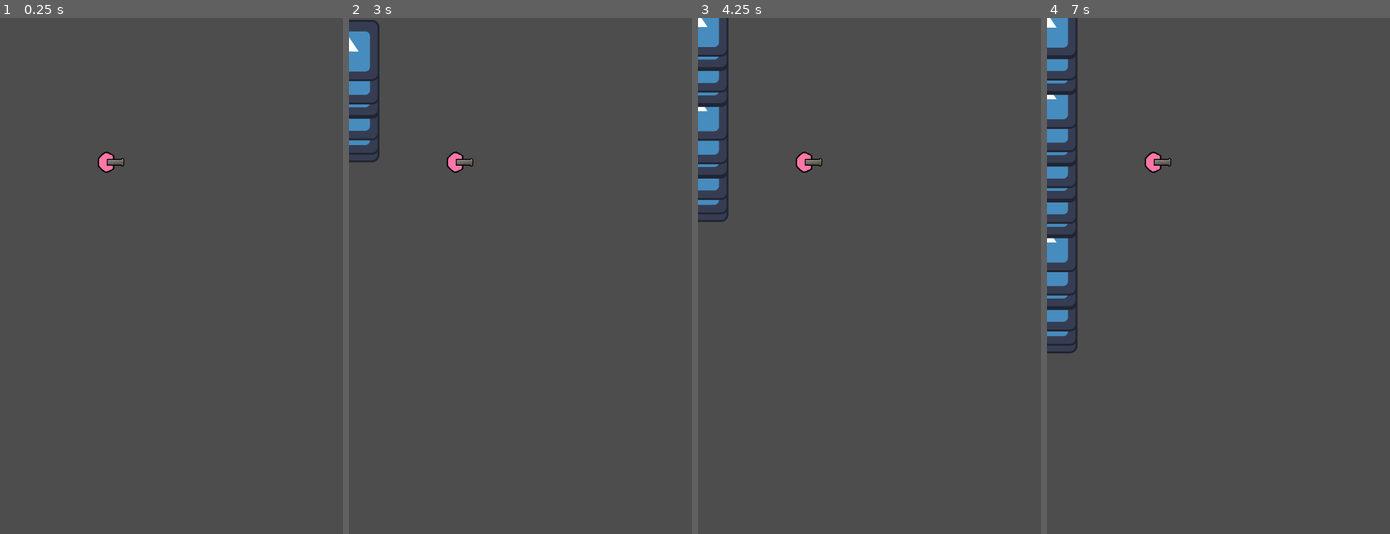
Above: before the commit, frames 1-4 (left to right).
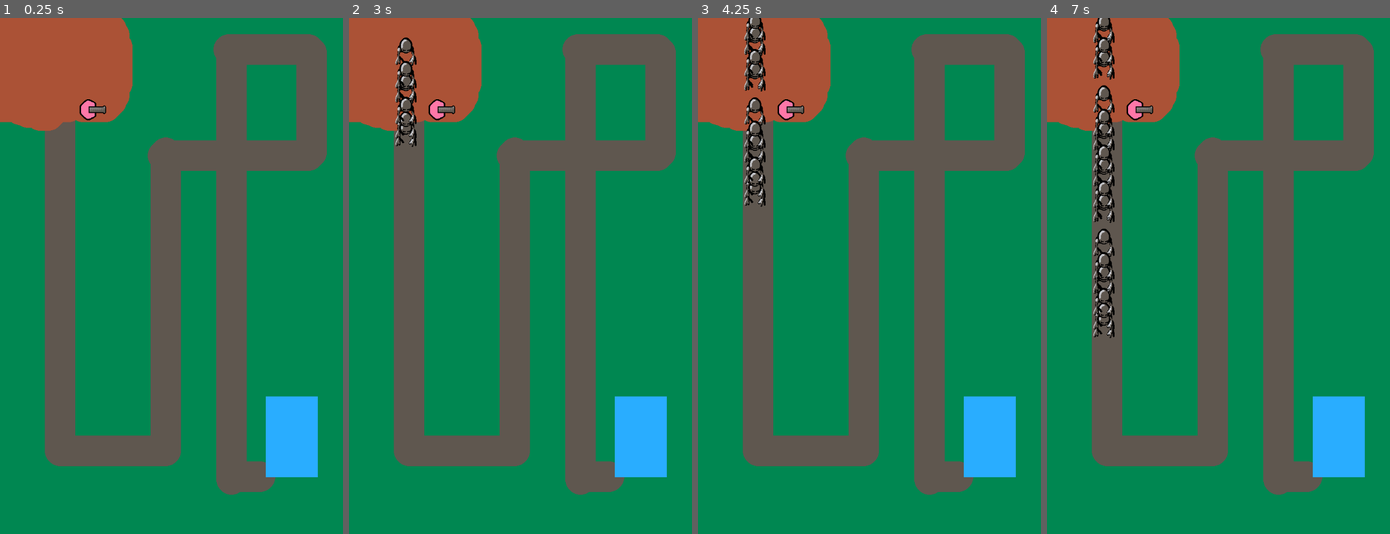
Above: after the commit, the same moments.

Repository: michaeljosephpurdy/ludumdare51
Game: Godot game, scene res://scenes/maze/maze-scene.tscn
Two runs of this game, one before a commit and one after it. Both use one fixed random seed, a clock stepped at 60 frames per second and the inputs below. This scene is started directly instead of the project's main scene. The engine's default icon, where the game draws it, is replaced by a stand-in: a white triangle on a blue panel in a dark square.
Inputs:
- Up to frame 1 (0.25 s): no input
- Up to frame 2 (3 s): tap Enter at 0.5 s; tap Space at 0.6, 0.77, 1.07, 1.52, 1.55, 1.82, 2.3 s; tap 0 at 1.35 s; tap 1 at 2.1 s; tap 2 at 2.85 s
- Up to frame 3 (4.25 s): tap Space at 3.02, 3.05, 3.32, 3.77, 3.8, 4.07 s; tap 3 at 3.6 s
- Up to frame 4 (7 s): tap 4 at 4.35 s; tap Space at 4.52, 4.55, 4.82, 5.3, 6.02, 6.05, 6.32, 6.77, 6.8 s; tap 5 at 5.1 s; tap 6 at 5.85 s; tap 7 at 6.6 s

The runs differ from the first frame. In frame 1, 75% of the frame differs, in the area x 0-100%, y 0-100%; in frame 2, 74%; in frame 3, 75%; in frame 4, 75%.
Error in both runs: Trying to return an array of type "Array" where expected return type is "Array[Enemy]". (res://actors/turrets/turret.gd:50)

Commit message:
Get pathfinding to work using Path2D and PathFollow2D

Diff:
--- a/actors/enemies/base-enemy.tscn
+++ b/actors/enemies/base-enemy.tscn
@@ -3,7 +3,8 @@
 [ext_resource type="Script" path="res://actors/enemies/enemy.gd" id="1_5s6sl"]
 [ext_resource type="Texture2D" uid="uid://ch6ns0oxa0arn" path="res://icon.svg" id="2_jhfpl"]
 
-[node name="Enemy" type="Node2D"]
+[node name="Enemy" type="PathFollow2D"]
+loop = false
 script = ExtResource("1_5s6sl")
 
 [node name="Sprite" type="Sprite2D" parent="."]
--- a/actors/enemies/enemy.gd
+++ b/actors/enemies/enemy.gd
@@ -1,20 +1,21 @@
-extends Node2D
+extends PathFollow2D
 
 class_name Enemy
 
 @export
 var hp: int = 10
 @export
-var speed: int = 10
+var speed: int = 100
 @export
 var texture: Texture2D
 
 
 func _ready() -> void:
-	pass
+	$Sprite.texture = texture
 
 
 func _process(delta) -> void:
+	self.progress = self.progress + (speed * delta)
 	if (hp <= 0):
 		queue_free()
 
--- a/actors/enemies/skeleton.tscn
+++ b/actors/enemies/skeleton.tscn
@@ -4,5 +4,4 @@
 [ext_resource type="Texture2D" uid="uid://hopqde0852px" path="res://actors/enemies/skeleton.png" id="2_f388j"]
 
 [node name="Skeleton" instance=ExtResource("1_ib7j2")]
-speed = 100
 texture = ExtResource("2_f388j")
--- a/actors/turrets/turret.gd
+++ b/actors/turrets/turret.gd
@@ -34,7 +34,7 @@
 				_target = target
 				print('assigned target')
 		return
-	if global_position.distance_to(_target.position) >= radius:
+	if global_position.distance_to(_target.global_position) >= radius:
 		_target = null
 		print('removed target')
 		return
@@ -42,7 +42,7 @@
 
 
 func detect_target() -> Array[Enemy]:
-	var children = get_parent().get_children()
+	var children = get_parent().get_enemies()
 	var targets = []
 	for child in children:
 		if (child is Enemy):
--- a/project.godot
+++ b/project.godot
@@ -9,7 +9,7 @@
 config_version=5
 
 _global_script_classes=[{
-"base": "Node2D",
+"base": "PathFollow2D",
 "class": &"Enemy",
 "language": &"GDScript",
 "path": "res://actors/enemies/enemy.gd"
--- a/scenes/maze/maze-scene.gd
+++ b/scenes/maze/maze-scene.gd
@@ -1,24 +1,21 @@
 extends Node2D
 
 @onready
-var _skeleton = load('res://actors/enemies/skeleton.tscn')
-var _enemies: Array[Enemy] = []
-
+var _skeleton = preload('res://actors/enemies/skeleton.tscn')
 
 func _ready() -> void:
 	pass
 
 
 func _process(delta: float) -> void:
-	for enemy in _enemies:
-		if is_instance_valid(enemy):
-			enemy.translate(Vector2(0, enemy.speed) * delta)
+	for enemy in $EnemyPath.get_children():
+		print(enemy.global_position)
+	pass
 
 
 func spawn_skeleton() -> void:
 	var skeleton = _skeleton.instantiate()
-	add_child(skeleton)
-	_enemies.push_back(skeleton)
+	$EnemyPath.add_child(skeleton)
 
 
 func _input(ev):
@@ -26,3 +23,7 @@
 		return
 	if ev.keycode == KEY_SPACE:
 		spawn_skeleton()
+
+
+func get_enemies():
+	return $EnemyPath.get_children()
--- a/scenes/maze/maze-scene.tscn
+++ b/scenes/maze/maze-scene.tscn
@@ -1,10 +1,25 @@
-[gd_scene load_steps=3 format=3 uid="uid://csf6wuxsxl7d3"]
+[gd_scene load_steps=5 format=3 uid="uid://csf6wuxsxl7d3"]
 
 [ext_resource type="PackedScene" uid="uid://c082gp8mtdcot" path="res://actors/turrets/basic-turret.tscn" id="1_cu03f"]
 [ext_resource type="Script" path="res://scenes/maze/maze-scene.gd" id="1_of4p7"]
+[ext_resource type="Texture2D" uid="uid://cqoltod2agmoa" path="res://scenes/maze/background.png" id="3_0kmgw"]
+
+[sub_resource type="Curve2D" id="Curve2D_ubkud"]
+_data = {
+"points": PackedVector2Array(0, 0, 0, 0, 120, 0, 0, 0, 0, 0, 120, 900, 0, 0, 0, 0, 350, 900, 0, 0, 0, 0, 350, 300, 0, 0, 0, 0, 650, 300, 0, 0, 0, 0, 650, 75, 0, 0, 0, 0, 475, 75, 0, 0, 0, 0, 475, 960, 0, 0, 0, 0, 550, 960)
+}
+point_count = 9
 
 [node name="Maze" type="Node2D"]
 script = ExtResource("1_of4p7")
 
 [node name="BasicTurret" parent="." instance=ExtResource("1_cu03f")]
-position = Vector2(230, 302)
+position = Vector2(192, 192)
+
+[node name="EnemyPath" type="Path2D" parent="."]
+curve = SubResource("Curve2D_ubkud")
+
+[node name="Background" type="Sprite2D" parent="."]
+z_index = -1
+texture = ExtResource("3_0kmgw")
+centered = false
Binary file added: scenes/maze/background.aseprite
Binary file added: scenes/maze/background.png
Not shown, added: scenes/maze/background.png.import
Not shown, changed: README.md
